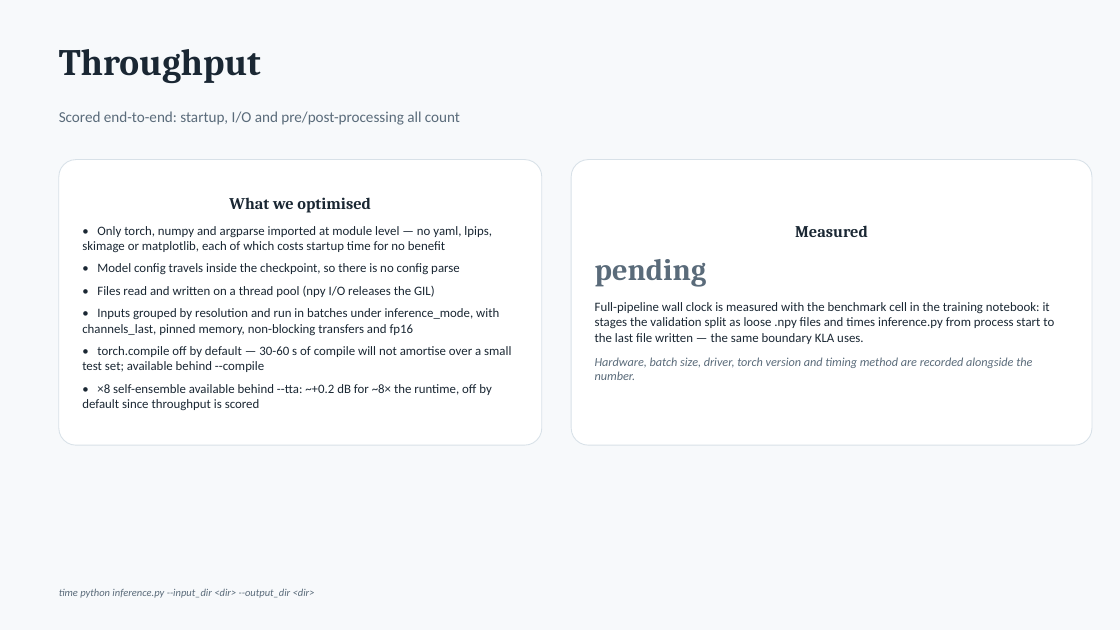
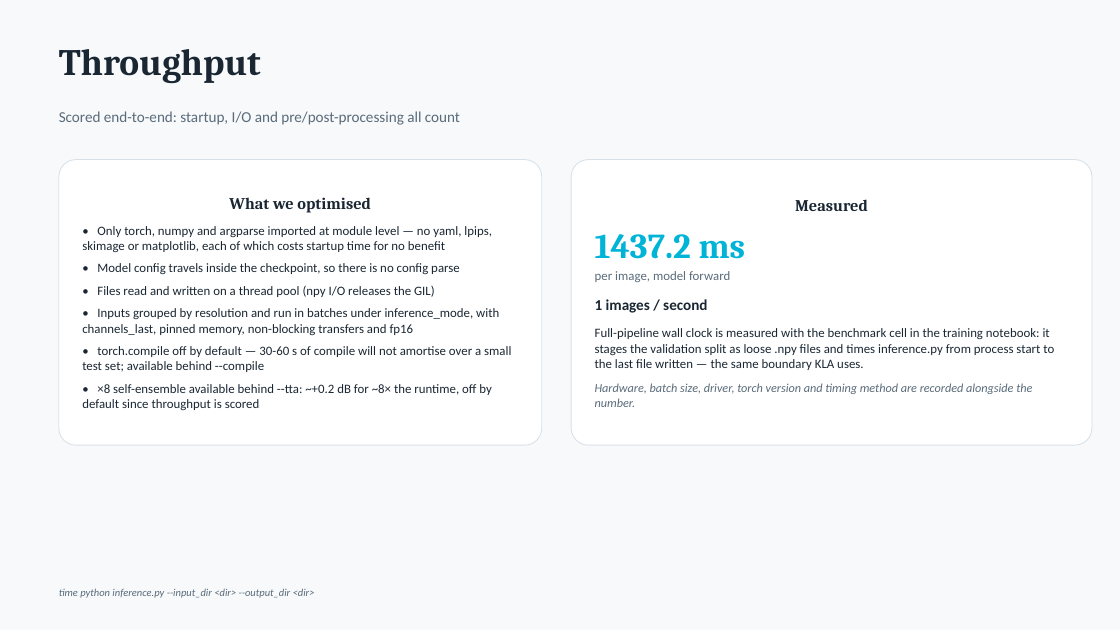
Before and after one commit to 23f2001033/kla-restore, a slide deck: slide 10 of solution_presentation.pptx. Drawn at 1120x630 pixels with LibreOffice and Linux fonts; fonts in the diff are those of the drawing. Boxes give left, top, right and bottom in pixels: in the first picture for what was removed or moved away, otherwise in the second. Text is boxed around its words. In the diff, an @@ line names an element or a change of style, - is before the commit and + after.

```diff
--- a/solution_presentation.pptx
+++ b/solution_presentation.pptx
@@ text in rounded rectangle at (x1=595, y1=234, x2=746, y2=313): text changed; size 26 to 11 pt; font Cambria to Calibri @@
-pending
+1437.2 ms
+per image, model forward
+1 images / second
```
Also in this commit, not shown: 2 other slides changed, 4 other files.
